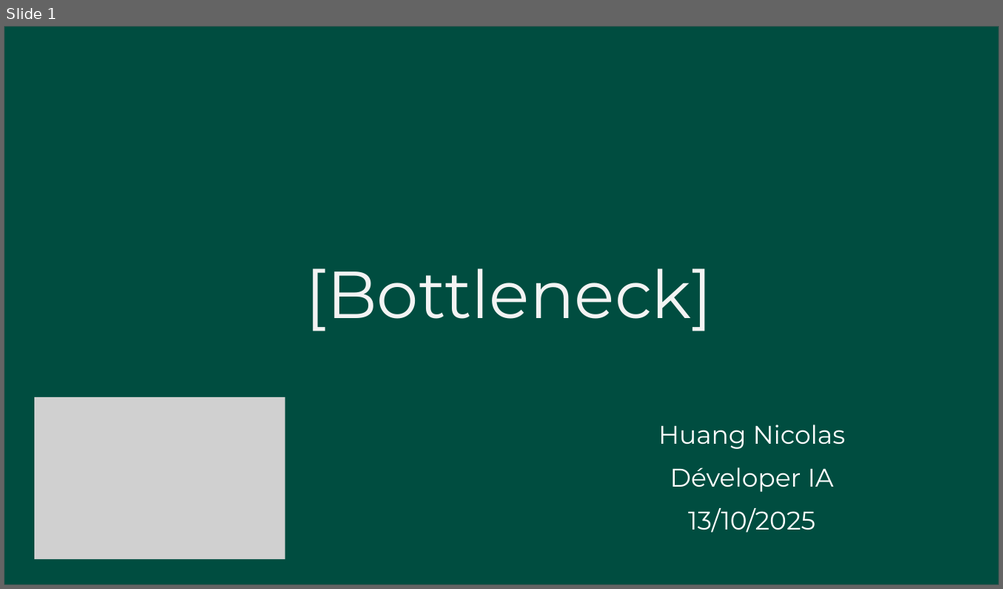
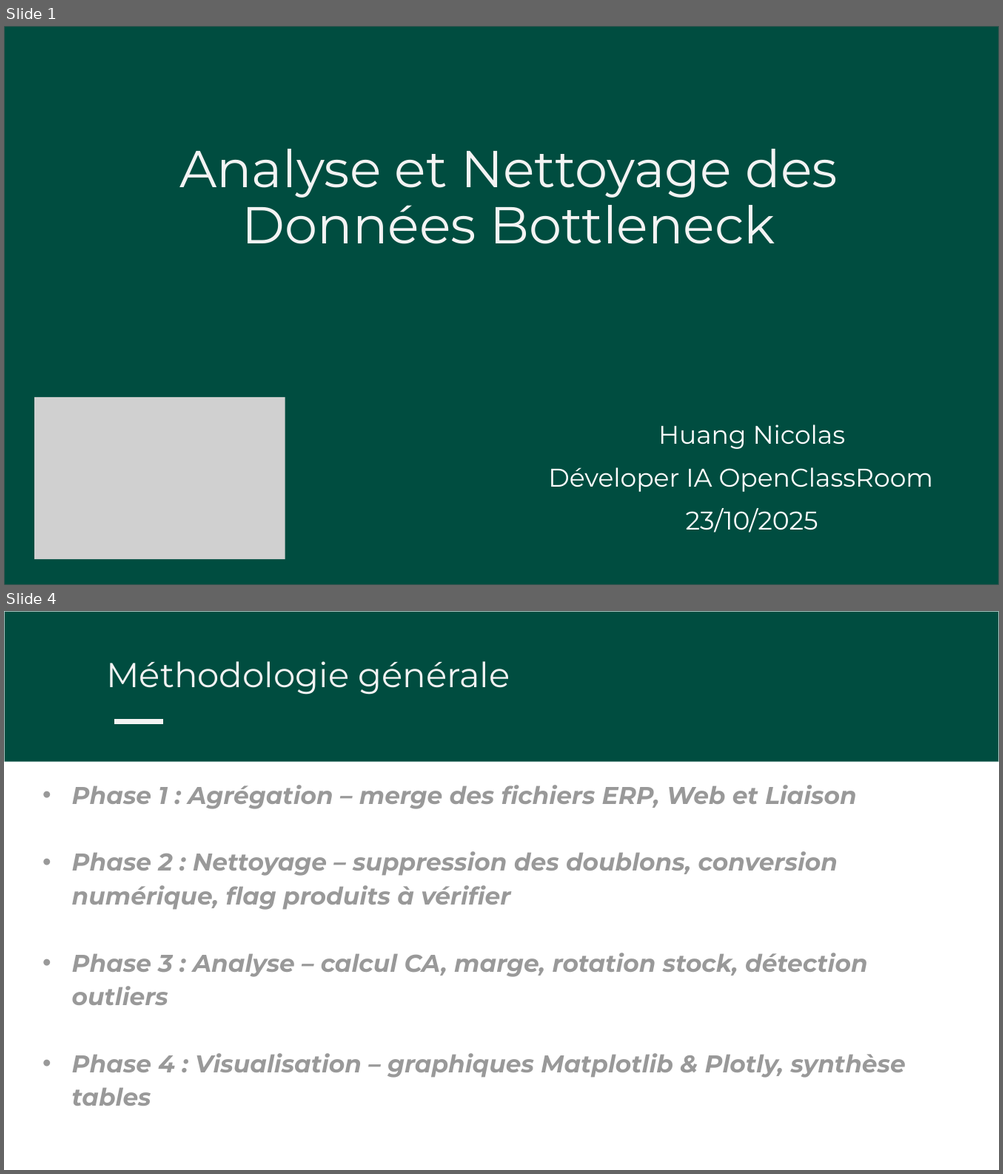
Before and after one commit to hNnicolas/P8_Gestion_donnee_boutique_python, a slide deck: Huang_Nicolas_2_Presentation_Bottleneck_102025.pptx. Shown one above the other, each under a label of ours: slide 1 before the commit, slides 1 and 4 after it; the slides between them are not shown. The pictures are 1003x589 and 1003x1174 pixels, drawn with LibreOffice and Linux fonts; fonts in the diff are those of the drawing; grey boxes stand for pictures. Boxes give left, top, right and bottom in pixels: in the first picture for what was removed or moved away, otherwise in the second. Text is boxed around its words. In the diff, an @@ line names an element or a change of style, - is before the commit and + after.

Commit message:
Mise à jour du notebook, présentation et graphiques d’analyse

```diff
--- a/Huang_Nicolas_2_Presentation_Bottleneck_102025.pptx
+++ b/Huang_Nicolas_2_Presentation_Bottleneck_102025.pptx
@@ slide 4 added at (4, 611, 999, 1170), background #FFFFFF @@
@@ freeform shape added at (4, 611, 999, 762), fill #004D40 @@
@@ freeform shape added at (4, 611, 999, 763), fill #FFFFFF @@
@@ text added at (106, 661, 510, 695), 50 pt, text #F3F3F3 @@
+Méthodologie générale
@@ freeform shape added at (114, 719, 163, 724), fill #F3F3F3 @@
@@ text added at (72, 785, 905, 1106), 35.2 pt, text #999999, bold, italic @@
+  • Phase 1 : Agrégation – merge des fichiers ERP, Web et Liaison
+  • Phase 2 : Nettoyage – suppression des doublons, conversion numérique, flag produits à vérifier
+  • Phase 3 : Analyse – calcul CA, marge, rotation stock, détection outliers
+  • Phase 4 : Visualisation – graphiques Matplotlib & Plotly, synthèse tables
@@ slide 1 changed as well @@
@@ text at (179, 149, 837, 244): text changed; size 96.2 to 75.2 pt @@
-[Bottleneck]
+Analyse et Nettoyage des Données Bottleneck
@@ text at (548, 468, 933, 492): text changed @@
-Déveloper IA
+Déveloper IA OpenClassRoom
@@ text at (686, 508, 818, 533): text changed @@
-13/10/2025
+23/10/2025
```
Also in this commit, not shown: 1 other slide changed, 14 other slides added, 11 slides removed, 14 other files.
